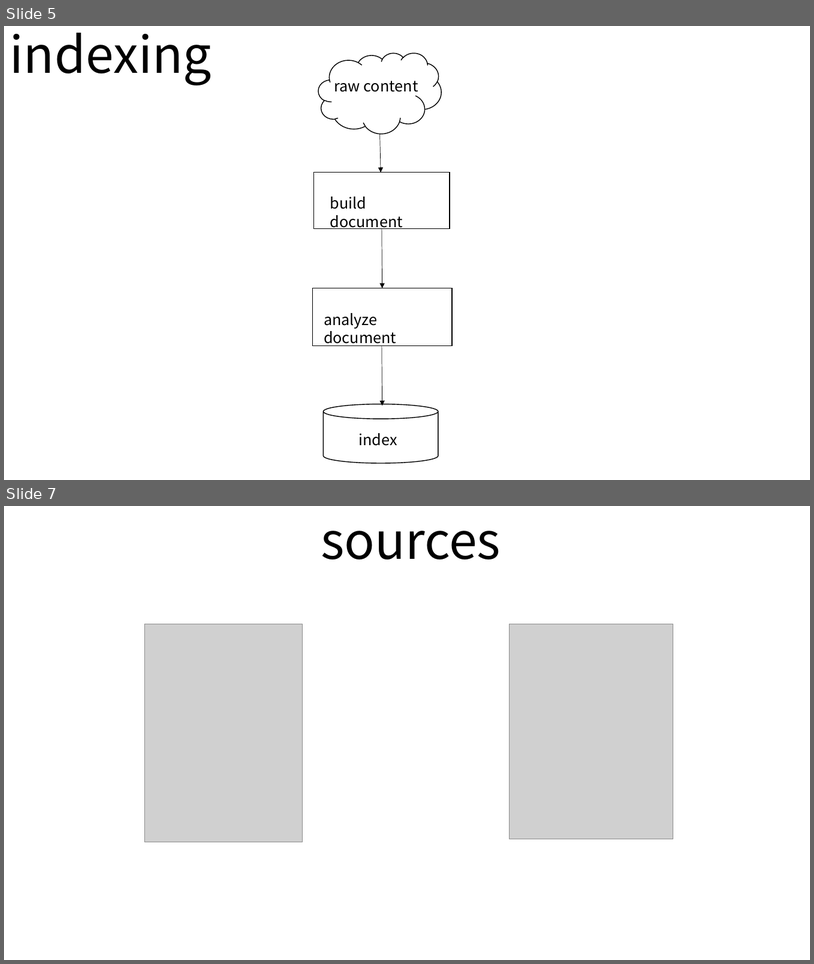
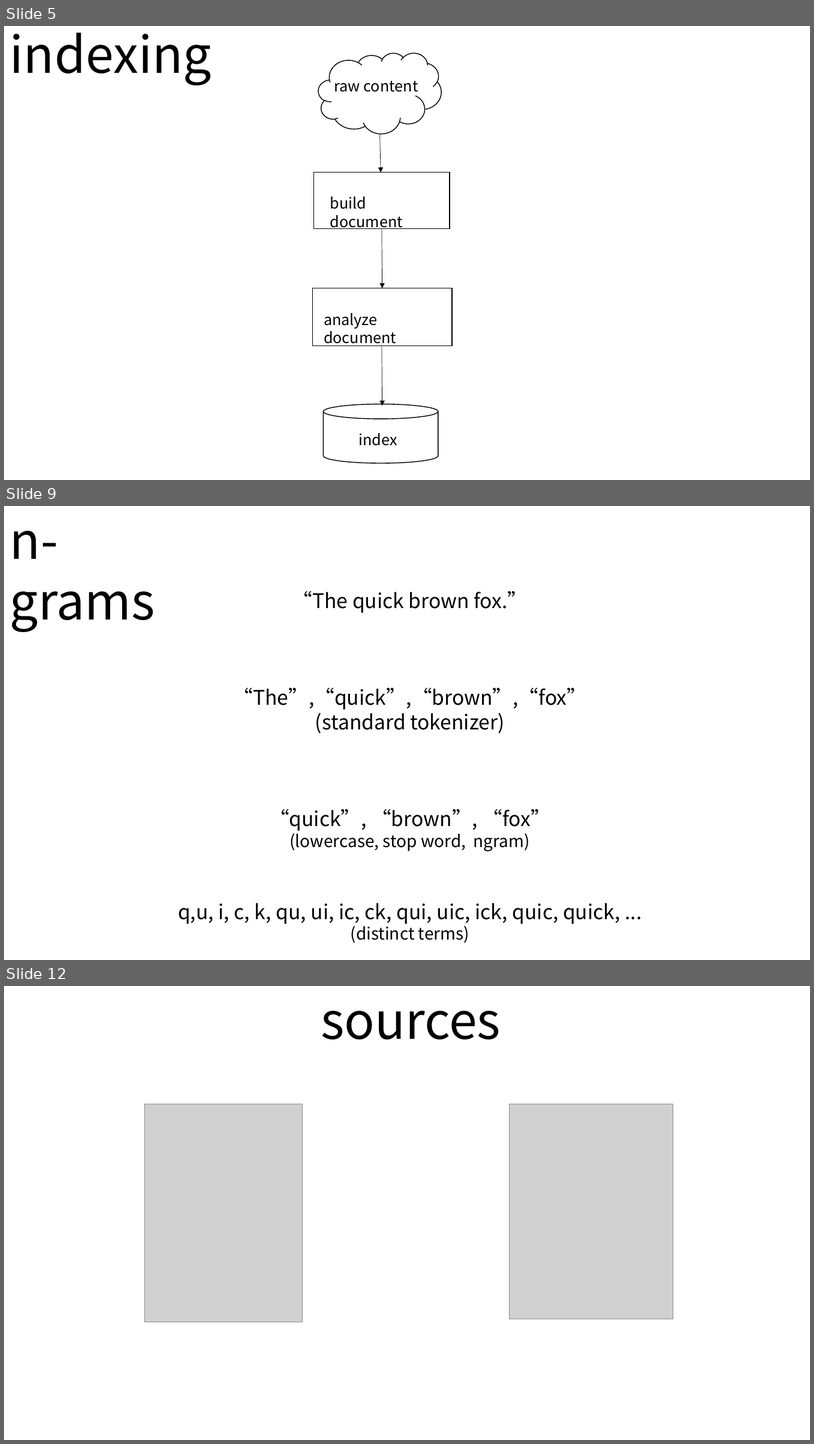
Before and after one commit to andypryor/start_your_search_engines, a slide deck: start_search_engines.pptx. Shown one above the other, each under a label of ours: slides 5 and 7 before the commit, slides 5, 9 and 12 after it; the slides between them are not shown. The pictures are 814x964 and 814x1444 pixels, drawn with LibreOffice and Linux fonts; fonts in the diff are those of the drawing; grey boxes stand for pictures. Boxes give left, top, right and bottom in pixels: in the first picture for what was removed or moved away, otherwise in the second. Text is boxed around its words. In the diff, an @@ line names an element or a change of style, - is before the commit and + after.

```diff
--- a/start_search_engines.pptx
+++ b/start_search_engines.pptx
@@ slide 9 added at [4,506,810,960], background #FFFFFF @@
@@ text added at [10,531,155,632], 60 pt, text #000000 @@
+n-grams
@@ table added at [75,555,148,579], 1 rows, 1 columns @@
+
@@ text added at [178,591,621,943], 24 pt, text #000000 @@
+“The quick brown fox.”
+“The”,“quick”,“brown”,“fox”
+(standard tokenizer)
+“quick”, “brown”, “fox”
+(lowercase, stop word, ngram)
+q,u, i, c, k, qu, ui, ic, ck, qui, uic, ick, quic, quick, ...
+(distinct terms)
@@ what was slide 7 is now slide 12 @@
```
Also in this commit, not shown: 1 slide changed, 4 other slides added, 2 other files.
